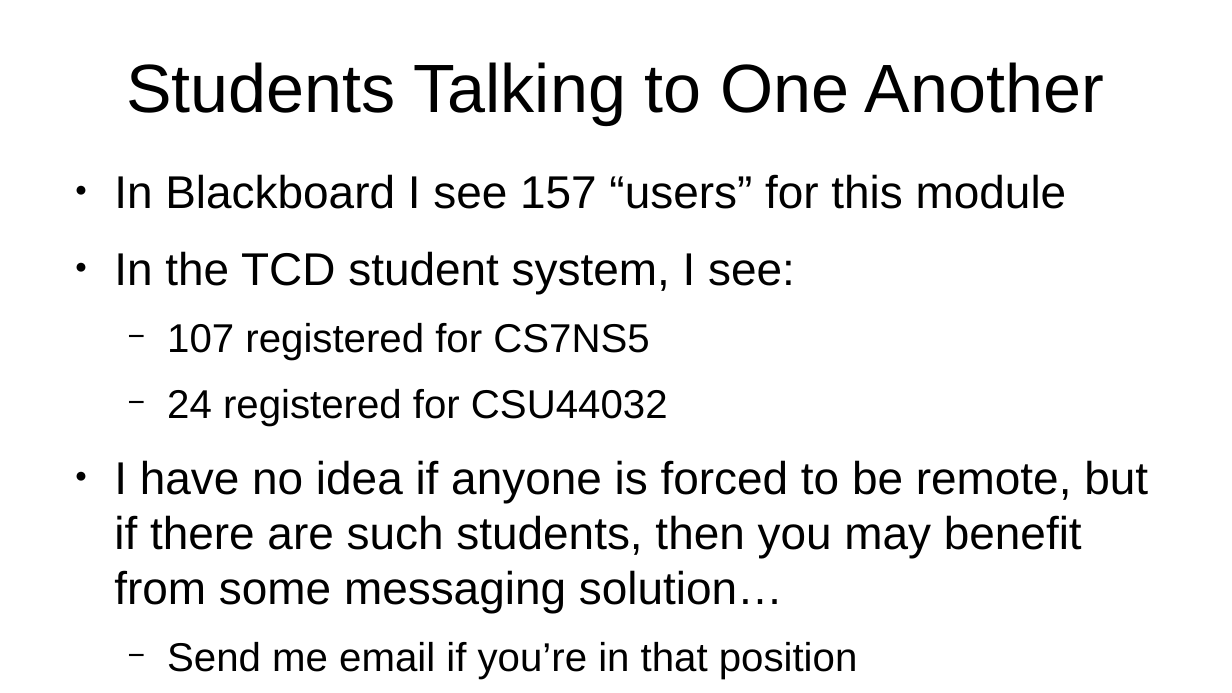
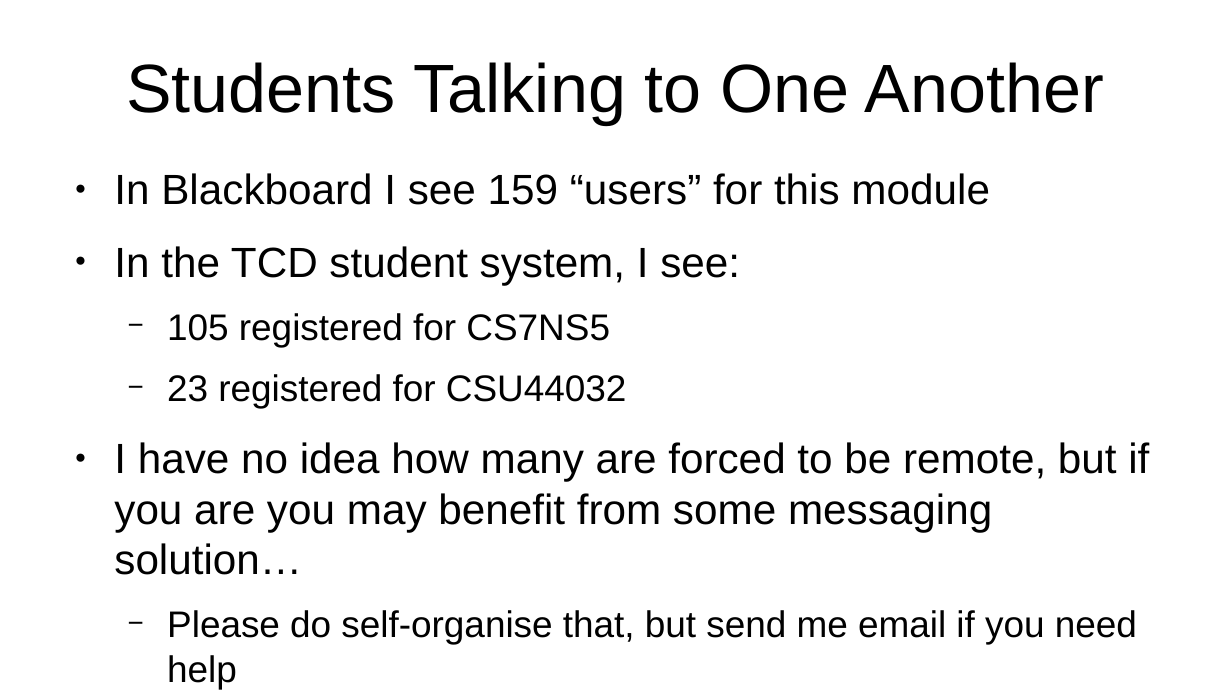
Before and after one commit to sftcd/cs7053, a slide deck: slide 5 of 2022lectures/00-quick-intro.odp. Drawn at 1232x693 pixels with LibreOffice and Linux fonts; fonts in the diff are those of the drawing. Boxes give left, top, right and bottom in pixels: in the first picture for what was removed or moved away, otherwise in the second. Text is boxed around its words. In the diff, an @@ line names an element or a change of style, - is before the commit and + after.

```diff
--- a/2022lectures/00-quick-intro.odp
+++ b/2022lectures/00-quick-intro.odp
@@ text at (114,173,990,205): text changed; size 29.6 to 27.2 pt @@
-● In Blackboard I see 157 “users” for this module
+● In Blackboard I see 159 “users” for this module
@@ text at (114,246,740,285): size 29.6 to 27.2 pt in "In the TCD student system, I see:" @@
@@ text at (114,313,1149,689): text changed; size 29.6 to 23.8 pt @@
-  − 107 registered for CS7NS5
-  − 24 registered for CSU44032
-● I have no idea if anyone is forced to be remote, but if there are such students, then you may benefit from some messaging solution…
-  − Send me email if you’re in that position
+  − 105 registered for CS7NS5
+  − 23 registered for CSU44032
+● I have no idea how many are forced to be remote, but if you are you may benefit from some messaging solution…
+  − Please do self-organise that, but send me email if you need help
```
Also in this commit, not shown: 2 other files.
